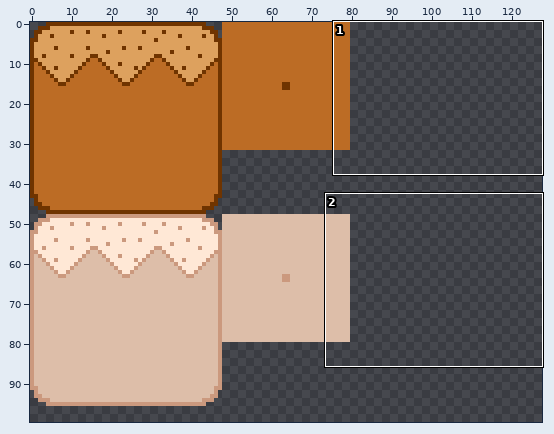
Edited in one commit: sprite sheet (Scenes/Levels/Wastelands/desert.png). Above, an overview of the earlier version with the close-up marked.
Close-up. As it was:
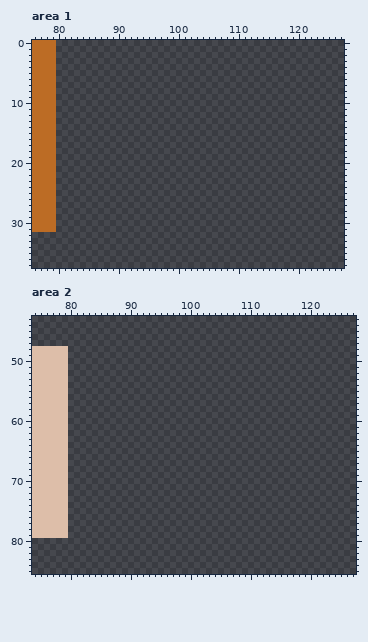
The file is 128x128 pixels. Shown: area 1: x 76..127, y 0..37; area 2: x 74..127, y 43..85. The wide view leaves out empty margins.
After the commit:
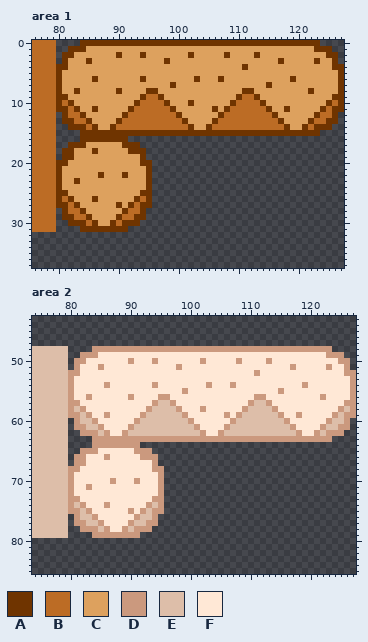
Palette (. is transparent): A #6f3400  B #bc6c25  C #dda15e  D #cb997e  E #ddbea9  F #ffe8d6
Diff:
Changed rows in their new state; - is an unchanged pixel.
Area 1:
first column x 80:
 0 ----AAAAAAAAAAAAAAAAAAAAAAAAAAAAAAAAAAAAAAAA----
 1 --AAACCCCCCCCCCCCCCCCCCCCCCCCCCCCCCCCCCCCCCAAA--
 2 -AACCCCCCCACCCACCCCCCCACCCCCACCCCACCCCCCCCCCCAA-
 3 -ACCCACCCCCCCCCCCCACCCCCCCCCCCCCCCCCCACCCCCACCA-
 4 AACCCCCCCCCCCCCCCCCCCCCCCCCCCCCACCCCCCCCCCCCCCAA
 5 ACCCCCCCCCCCCCCCCCCCCCCCCCCCCCCCCCCCCCCCCCCCCCCA
 6 ACCCCCACCCCCCCACCCCCCCCACCCACCCCCCCCCCCACCCCCCCA
 7 ACCCCCCCCCCCCCCCCCCACCCCCCCCCCCCCCCACCCCCCCCCCCA
 8 ACCACCCCCCACCCCAACCCCCCCCCCCCCCAACCCCCCCCCACCCCA
 9 AACCCCCCCCCCCCABBACCCCCCCCCCCCABBACCCCCCCCCCCCAA
10 ABACCCCCCCCCCABBBBACCCACCCCCCABBBBACCCCCCCCCCABA
11 AABACCACCCCCABBBBBBACCCCCCACABBBBBBACCACCCCCABAA
12 -ABBACCCCCCABBBBBBBBACCCCCCABBBBBBBBACCCCCCABBA-
13 -AABBACCCCABBBBBBBBBBACCCCABBBBBBBBBBACCCCABBAA-
14 --AAABACCABBBBBBBBBBBBACCABBBBBBBBBBBBACCABAAA--
15 ----AAAAAAAAAAAAAAAAAAAAAAAAAAAAAAAAAAAAAAAA----
16 ----AAAAAAAA------------------------------------
17 --AAACCCCCCAAA----------------------------------
18 -AACCCACCCCCAAA---------------------------------
19 -AACCCCCCCCCCCA---------------------------------
20 AACCCCCCCCCCCCAA--------------------------------
21 ACCCCCCCCCCCCCCA--------------------------------
22 ACCCCCCACCCACCCA--------------------------------
23 ACCACCCCCCCCCCCA--------------------------------
24 ACCCCCCCCCCCCCCA--------------------------------
25 AACCCCCCCCCCCCAA--------------------------------
26 ABACCCACCCCCCABA--------------------------------
27 AABACCCCCCACABAA--------------------------------
28 -ABBACCCCCCABBA---------------------------------
29 -AABBACCCCABBAA---------------------------------
30 --AAABACCABAAA----------------------------------
31 ----AAAAAAAA------------------------------------
Area 2:
first column x 80:
48 ----DDDDDDDDDDDDDDDDDDDDDDDDDDDDDDDDDDDDDDDD----
49 --DDDFFFFFFFFFFFFFFFFFFFFFFFFFFFFFFFFFFFFFFDDD--
50 -DDFFFFFFFDFFFDFFFFFFFDFFFFFDFFFFDFFFFFFFFFFFDD-
51 -DFFFDFFFFFFFFFFFFDFFFFFFFFFFFFFFFFFFDFFFFFDFFD-
52 DDFFFFFFFFFFFFFFFFFFFFFFFFFFFFFDFFFFFFFFFFFFFFDD
53 DFFFFFFFFFFFFFFFFFFFFFFFFFFFFFFFFFFFFFFFFFFFFFFD
54 DFFFFFDFFFFFFFDFFFFFFFFDFFFDFFFFFFFFFFFDFFFFFFFD
55 DFFFFFFFFFFFFFFFFFFDFFFFFFFFFFFFFFFDFFFFFFFFFFFD
56 DFFDFFFFFFDFFFFDDFFFFFFFFFFFFFFDDFFFFFFFFFDFFFFD
57 DDFFFFFFFFFFFFDEEDFFFFFFFFFFFFDEEDFFFFFFFFFFFFDD
58 DEDFFFFFFFFFFDEEEEDFFFDFFFFFFDEEEEDFFFFFFFFFFDED
59 DDEDFFDFFFFFDEEEEEEDFFFFFFDFDEEEEEEDFFDFFFFFDEDD
60 -DEEDFFFFFFDEEEEEEEEDFFFFFFDEEEEEEEEDFFFFFFDEED-
61 -DDEEDFFFFDEEEEEEEEEEDFFFFDEEEEEEEEEEDFFFFDEEDD-
62 --DDDEDFFDEEEEEEEEEEEEDFFDEEEEEEEEEEEEDFFDEDDD--
63 ----DDDDDDDDDDDDDDDDDDDDDDDDDDDDDDDDDDDDDDDD----
64 ----DDDDDDDD------------------------------------
65 --DDDFFFFFFDDD----------------------------------
66 -DDFFFDFFFFFDDD---------------------------------
67 -DDFFFFFFFFFFFD---------------------------------
68 DDFFFFFFFFFFFFDD--------------------------------
69 DFFFFFFFFFFFFFFD--------------------------------
70 DFFFFFFDFFFDFFFD--------------------------------
71 DFFDFFFFFFFFFFFD--------------------------------
72 DFFFFFFFFFFFFFFD--------------------------------
73 DDFFFFFFFFFFFFDD--------------------------------
74 DEDFFFDFFFFFFDED--------------------------------
75 DDEDFFFFFFDFDEDD--------------------------------
76 -DEEDFFFFFFDEED---------------------------------
77 -DDEEDFFFFDEEDD---------------------------------
78 --DDDEDFFDEDDD----------------------------------
79 ----DDDDDDDD------------------------------------
